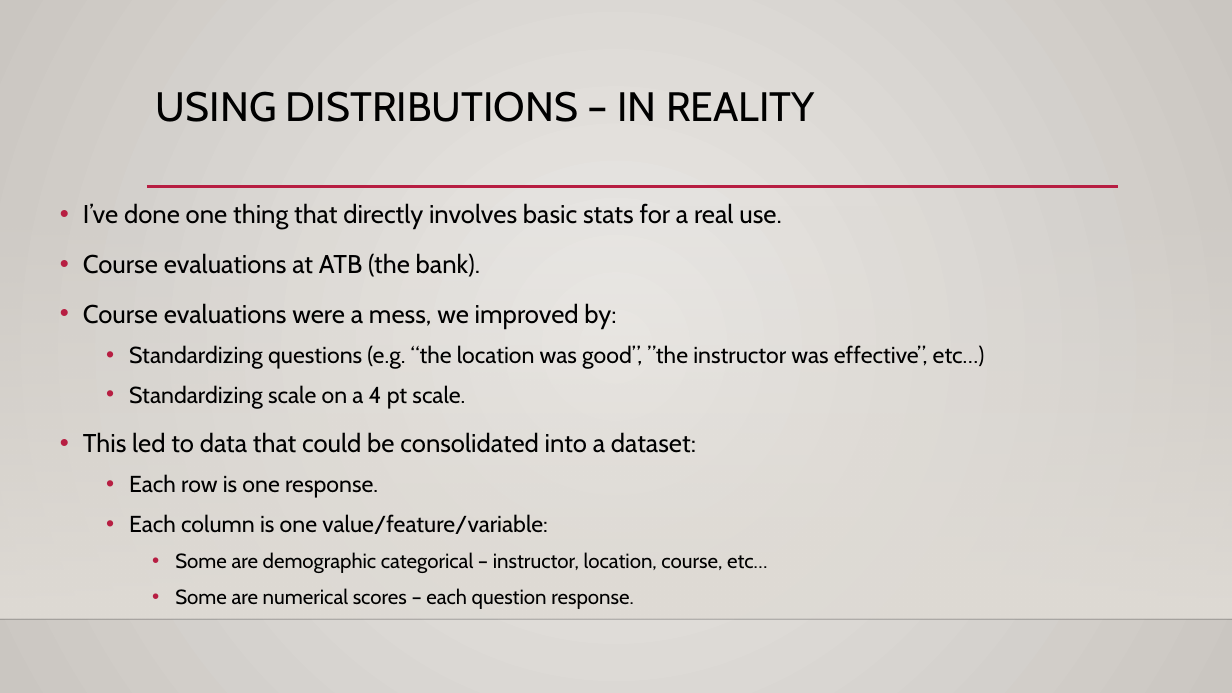
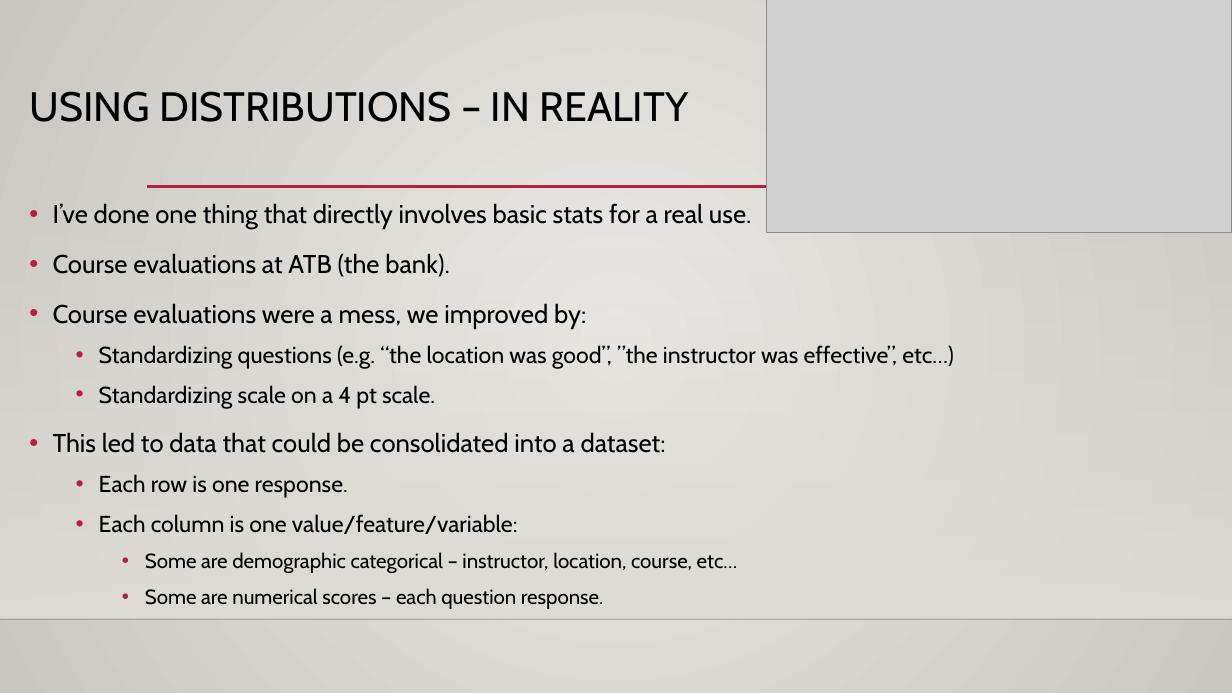
Before and after one commit to AkeemSemper/ML_for_Non_DS_Students, a slide deck: slide 3 of course_resources/slides/Used/009_Correlation_Scatter.pptx (slide 2 before the commit). Drawn at 1232x693 pixels with LibreOffice and Linux fonts; fonts in the diff are those of the drawing; grey boxes stand for pictures; background and template pictures are left out. Boxes give left, top, right and bottom in pixels: in the first picture for what was removed or moved away, otherwise in the second. Text is boxed around its words. In the diff, an @@ line names an element or a change of style, - is before the commit and + after.

```diff
--- a/course_resources/slides/Used/009_Correlation_Scatter.pptx
+++ b/course_resources/slides/Used/009_Correlation_Scatter.pptx
@@ picture added at (767, 0, 1232, 233) @@
@@ title "USING DISTRIBUTIONS – IN REALITY": place and size @@
-title "USING DISTRIBUTIONS – IN REALITY" at (156, 91, 815, 122)
+title "USING DISTRIBUTIONS – IN REALITY" at (29, 91, 689, 122)
@@ text "I’ve done one thing that ...": place and size @@
-text "I’ve done one thing that ..." at (83, 203, 985, 609)
+text "I’ve done one thing that ..." at (53, 203, 954, 609)
```
Also in this commit, not shown: 3 other slides changed, 1 slide added, 1 other file.
